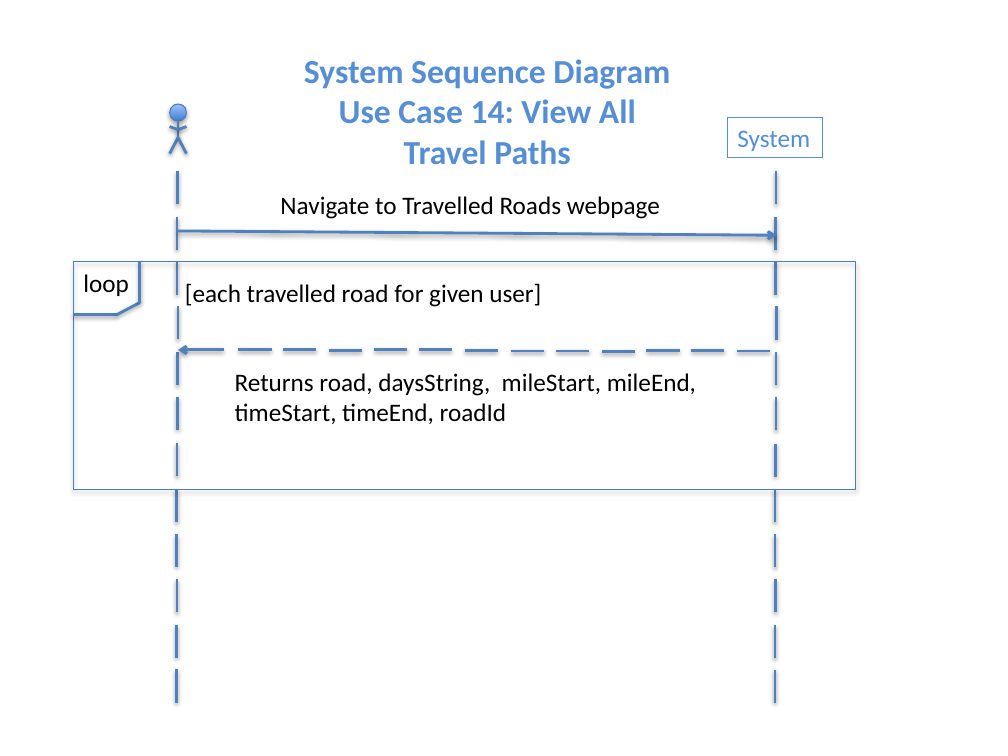
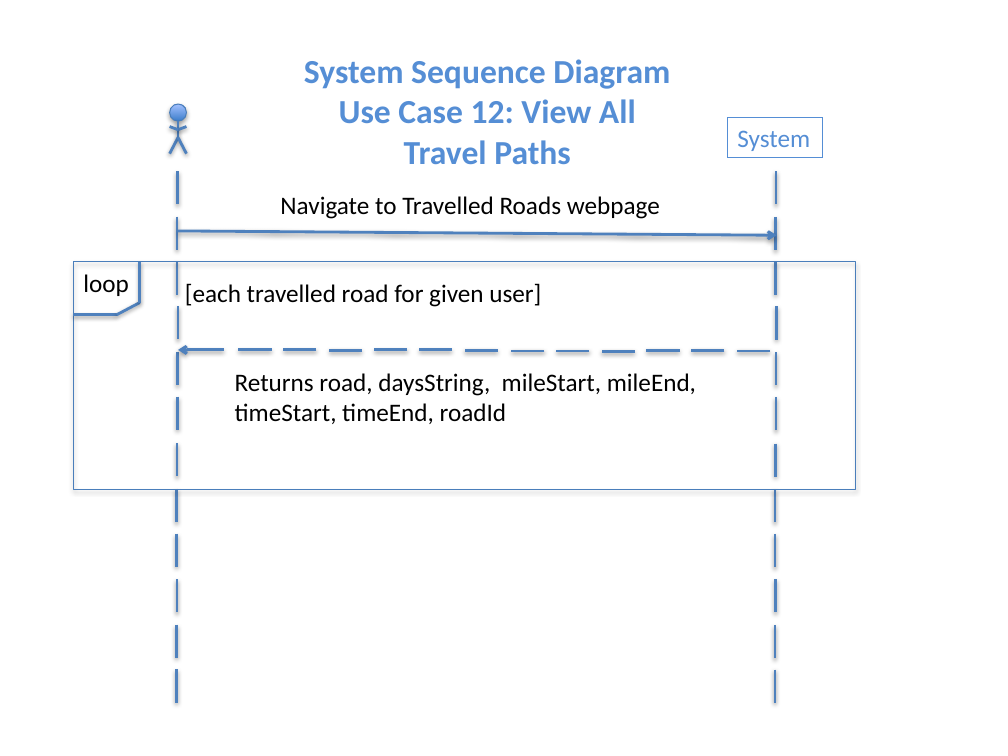
Before and after one commit to niemilkm/csc440-KevinNiemiller, a slide deck: slide 14 of deliverables/iteration3/other/DomainModel_SSD_ClassDiagrams.pptx (slide 12 before the commit). Drawn at 1008x756 pixels with LibreOffice and Linux fonts; fonts in the diff are those of the drawing. Boxes give left, top, right and bottom in pixels: in the first picture for what was removed or moved away, otherwise in the second. Text is boxed around its words. In the diff, an @@ line names an element or a change of style, - is before the commit and + after.

```diff
--- a/deliverables/iteration3/other/DomainModel_SSD_ClassDiagrams.pptx
+++ b/deliverables/iteration3/other/DomainModel_SSD_ClassDiagrams.pptx
@@ text at box(339, 99, 636, 164): text changed @@
-Use Case 14: View All Travel Paths
+Use Case 12: View All Travel Paths
```
Also in this commit, not shown: 10 other slides changed, 11 slides added, 11 other files.
